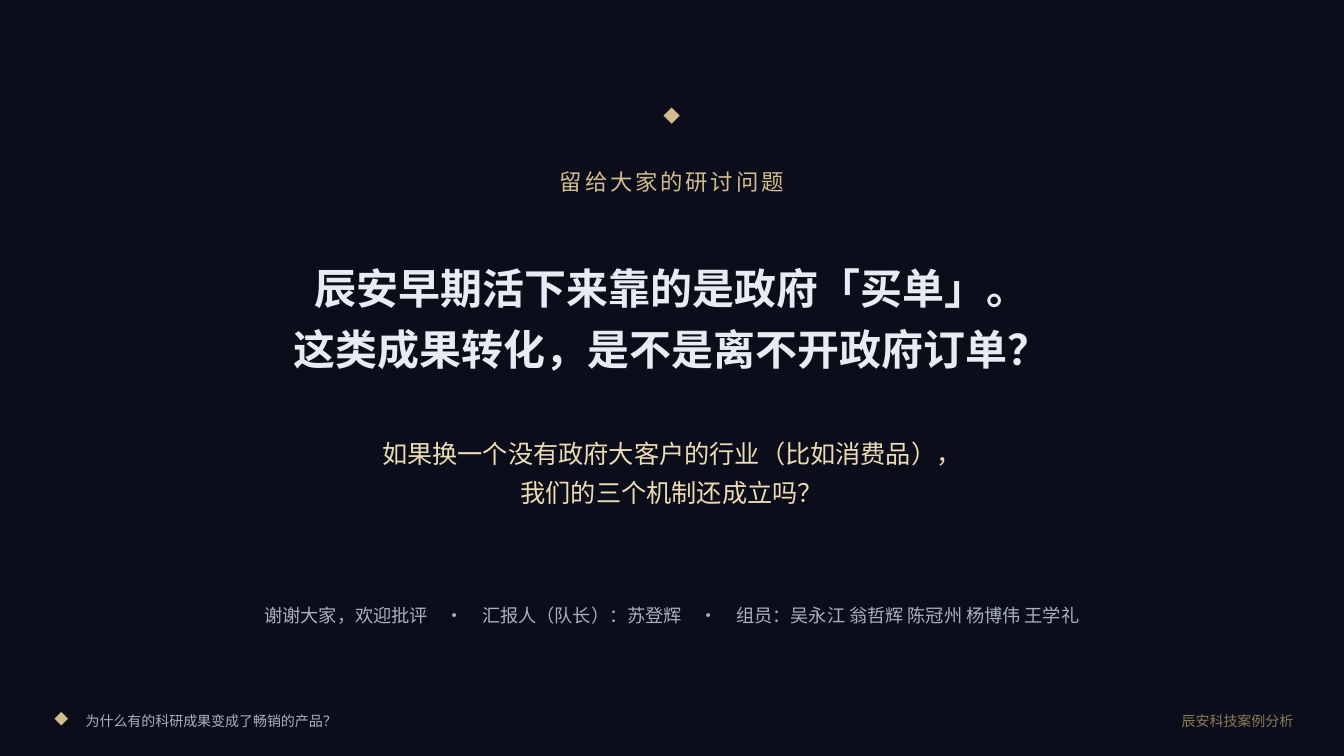
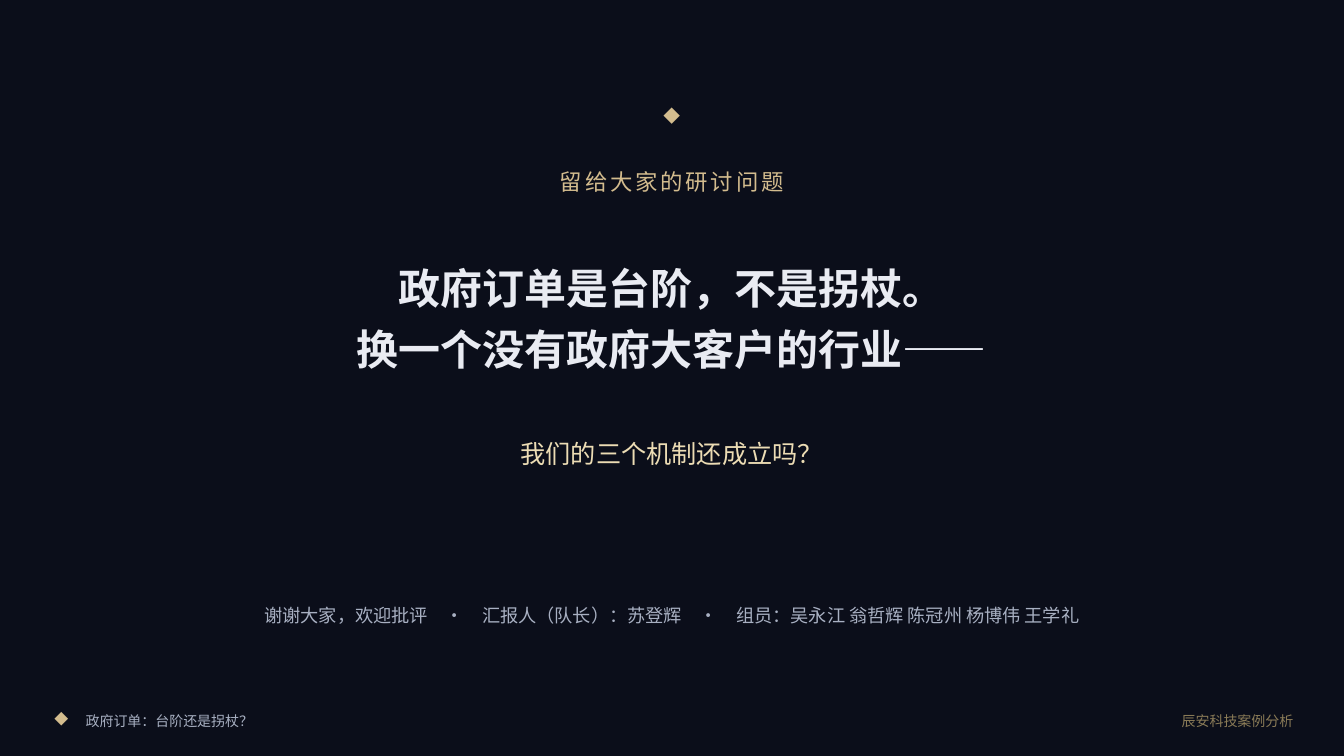
Before and after one commit to sdh0219/susu-tools, a slide deck: slide 9 of web/assets/files/小组案例分析报告-辰安科技.pptx. Drawn at 1344x756 pixels with LibreOffice and Linux fonts; fonts in the diff are those of the drawing; background and template pictures are left out. Boxes give left, top, right and bottom in pixels: in the first picture for what was removed or moved away, otherwise in the second. Text is boxed around its words. In the diff, an @@ line names an element or a change of style, - is before the commit and + after.

```diff
--- a/web/assets/files/小组案例分析报告-辰安科技.pptx
+++ b/web/assets/files/小组案例分析报告-辰安科技.pptx
@@ text at <box>357,267,987,369</box>: text changed @@
-辰安早期活下来靠的是政府「买单」。
-这类成果转化，是不是离不开政府订单？
+政府订单是台阶，不是拐杖。
+换一个没有政府大客户的行业——
@@ text at <box>382,441,962,466</box>: paragraph removed @@
-如果换一个没有政府大客户的行业（比如消费品），
@@ text at <box>86,714,253,727</box>: text changed @@
-为什么有的科研成果变成了畅销的产品？
+政府订单：台阶还是拐杖？
```
Also in this commit, not shown: 8 other slides changed, 7 other files.
